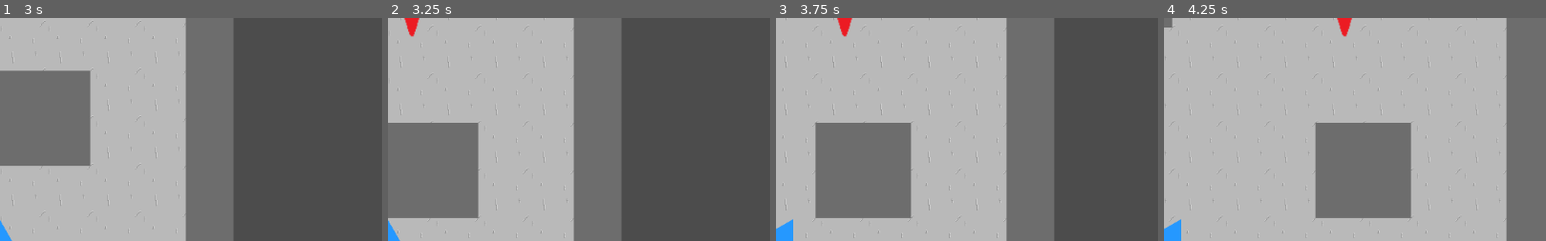
Above: before the commit, frames 1-4 (left to right).
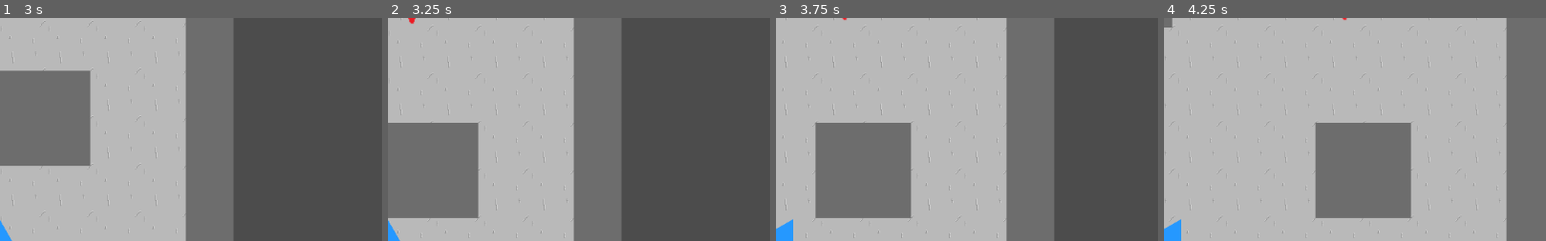
Above: after the commit, the same moments.

Repository: steagray/FA22-Senior-Design
Game: Godot game, scene res://Scenes/Enemy Test Scene.tscn
Two runs of this game, one before a commit and one after it. Both use one fixed random seed, a clock stepped at 60 frames per second and the inputs below.
Inputs:
- Up to frame 1 (3 s): tap Enter at 0.5 s; hold Right (ui_right) 0.53-1.28 s; hold Z (spell_one) 0.53-1.28 s; hold Down (ui_down) 1.28-2.03 s; tap X (spell_two) at 1.35, 2.85 s; hold Right (ui_right) 2.03-2.78 s; hold Z (spell_one) 2.03-2.78 s; hold Up (ui_up) from 2.78 s (still down)
- Up to frame 2 (3.25 s): keep holding Up (ui_up)
- Up to frame 3 (3.75 s): tap Space at 3.5 s; release Up (ui_up) at 3.53 s; hold Left (ui_left) from 3.53 s (still down); hold Z (spell_one) from 3.53 s (still down)
- Up to frame 4 (4.25 s): keep holding Left (ui_left); keep holding Z (spell_one)
The pictures show only the part of the screen within x 50-100%, y 0-50%; the shares and areas given below are measured in that part.

Frame 1 is identical in both runs. In frame 2, 0.2% of the frame differs, in the area x 4-9%, y 0-9%; in frame 3, 0.2%, in the area x 16-20%, y 0-9%; in frame 4, 0.2%.

Commit message:
enemy movement progress

Diff:
--- a/Scenes/Enemy Test Scene.tscn
+++ b/Scenes/Enemy Test Scene.tscn
@@ -47,6 +47,10 @@
 [node name="M_T_1_Hitbox" type="CollisionPolygon2D" parent="Melee Tank 1/Area2D"]
 polygon = PoolVector2Array( 298.01, -392, 309.122, -398, 324.275, -403, 329.326, -418, 335.387, -430, 341.448, -418, 345.489, -403, 361.652, -398, 372.765, -392, 361.652, -386, 346.499, -382, 342.458, -369, 335.387, -355, 328.316, -369, 324.275, -382, 310.132, -387 )
 
+[node name="BehaviorTimer" type="Timer" parent="Melee Tank 1"]
+wait_time = 5.0
+autostart = true
+
 [node name="Button" type="Button" parent="."]
 margin_left = 1065.0
 margin_top = 439.0
@@ -54,4 +58,5 @@
 margin_bottom = 480.0
 
 [connection signal="body_entered" from="Melee Tank 1/Area2D" to="Player" method="_on_Area2D_body_entered"]
+[connection signal="timeout" from="Melee Tank 1/BehaviorTimer" to="Melee Tank 1" method="_on_BehaviorTimer_timeout"]
 [connection signal="pressed" from="Button" to="Melee Tank 1" method="_on_Button_pressed"]
--- a/Scripts/tanky_melee_enemy.gd
+++ b/Scripts/tanky_melee_enemy.gd
@@ -1,27 +1,32 @@
 extends KinematicBody2D
 
 var enemy_health = 2
-var can_move = true
 var attack_cooldown = 2
+var isAggro
 
 func _ready():
-	pass # Replace with function body.
+	_on_BehaviorTimer_timeout()
 
 # Called when the node is about to leave SceneTree upon freeing or scene changing
 func _exit_tree():
 	pass
 
-# Called every frame. 'delta' is the elapsed time since the previous frame.
-# func _process(delta):
+func _input(event):
+	move_and_collide(Vector2.UP)
 
 # Function call for taking damage. Removes sprite from scene when killed
 func takedmg():
 	enemy_health -= 1
 	if enemy_health <= 0:
-		can_move = false
 		queue_free()
 		print("Tango Down")
 
 
 func _on_Button_pressed():
 	takedmg();
+
+
+func _on_BehaviorTimer_timeout():
+	randomize()
+	isAggro = randi() % 2
+	print(isAggro)
